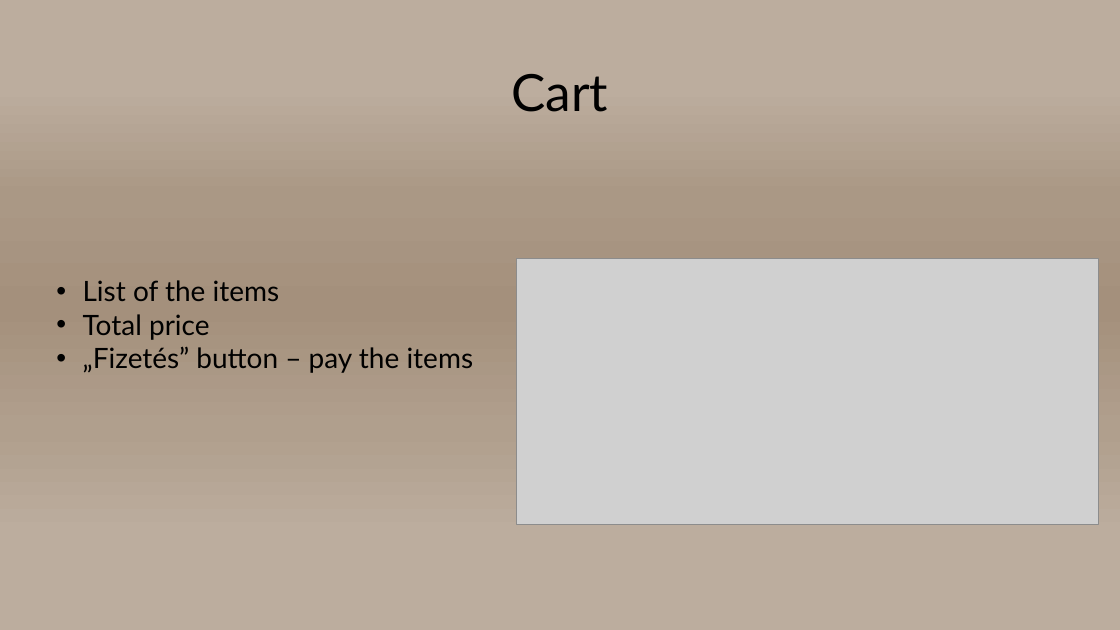
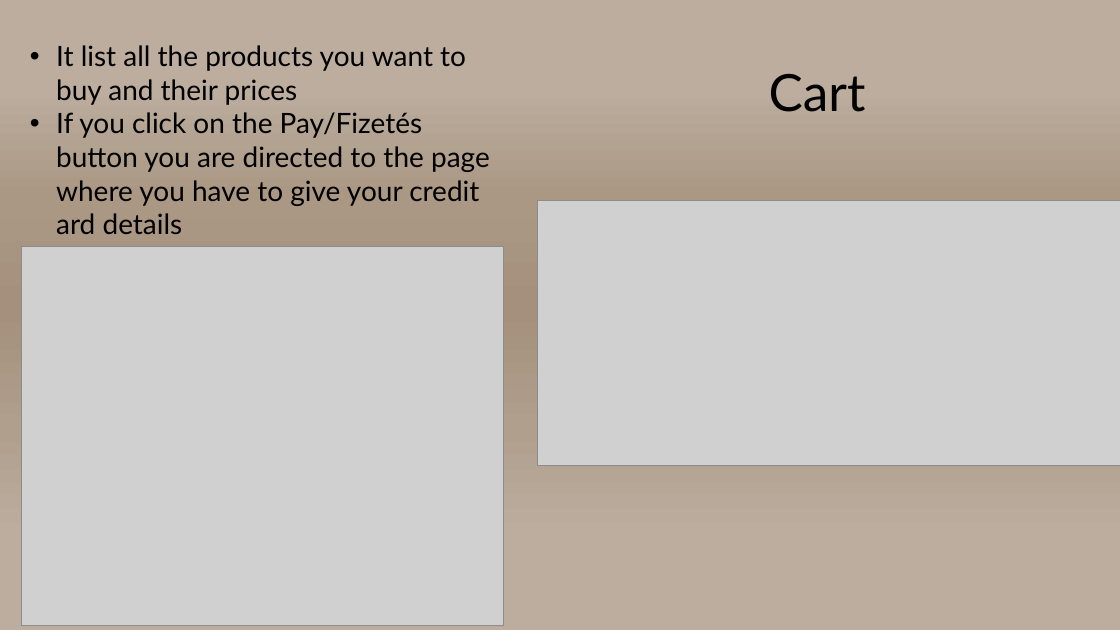
Before and after one commit to szpatrik0528/SoulPactum, a slide deck: slide 6 of Powerpoint/SoulPactum Webshop.pptx. Drawn at 1120x630 pixels with LibreOffice and Linux fonts; fonts in the diff are those of the drawing; grey boxes stand for pictures. Boxes give left, top, right and bottom in pixels: in the first picture for what was removed or moved away, otherwise in the second. Text is boxed around its words. In the diff, an @@ line names an element or a change of style, - is before the commit and + after.

```diff
--- a/Powerpoint/SoulPactum Webshop.pptx
+++ b/Powerpoint/SoulPactum Webshop.pptx
@@ text at <box>56,45,490,234</box>: text changed @@
-• List of the items
-• Total price
-• „Fizetés” button – pay the items
+• It list all the products you want to buy and their prices
+• If you click on the Pay/Fizetés button you are directed to the page where you have to give your credit ard details
@@ title "Cart": place and size @@
-title "Cart" at <box>512,74,609,112</box>
+title "Cart" at <box>769,74,866,112</box>
@@ picture: place and size @@
-picture at <box>517,259,1099,524</box>
+picture at <box>538,201,1120,466</box>
@@ picture added at <box>22,247,504,626</box> @@
```
Also in this commit, not shown: 7 other slides changed, 1 slide added, 1 slide removed, 1 other file.
